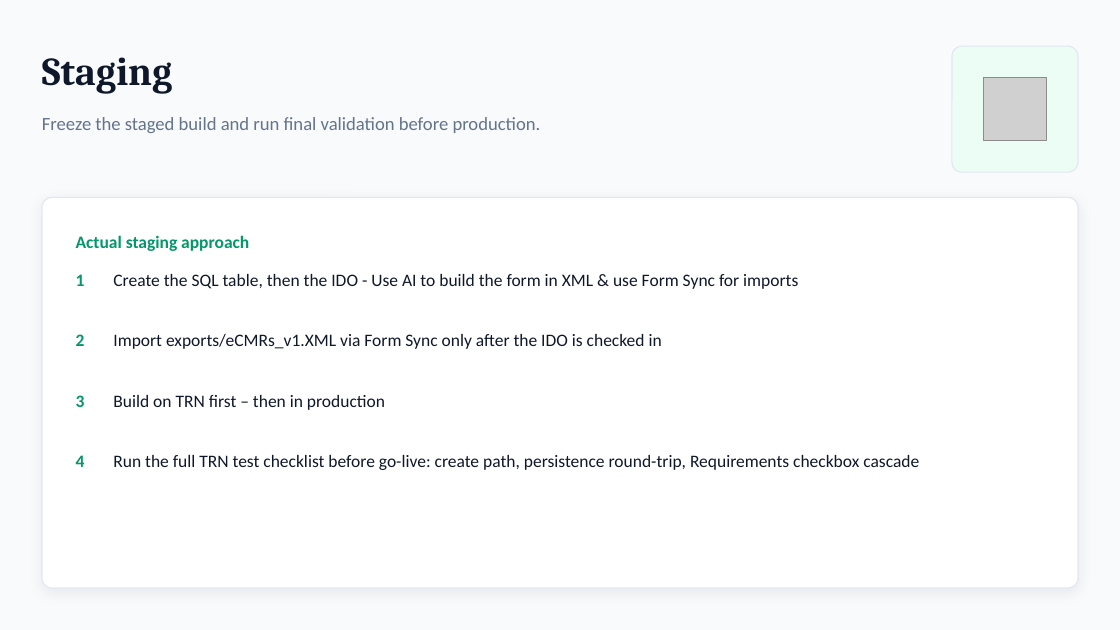
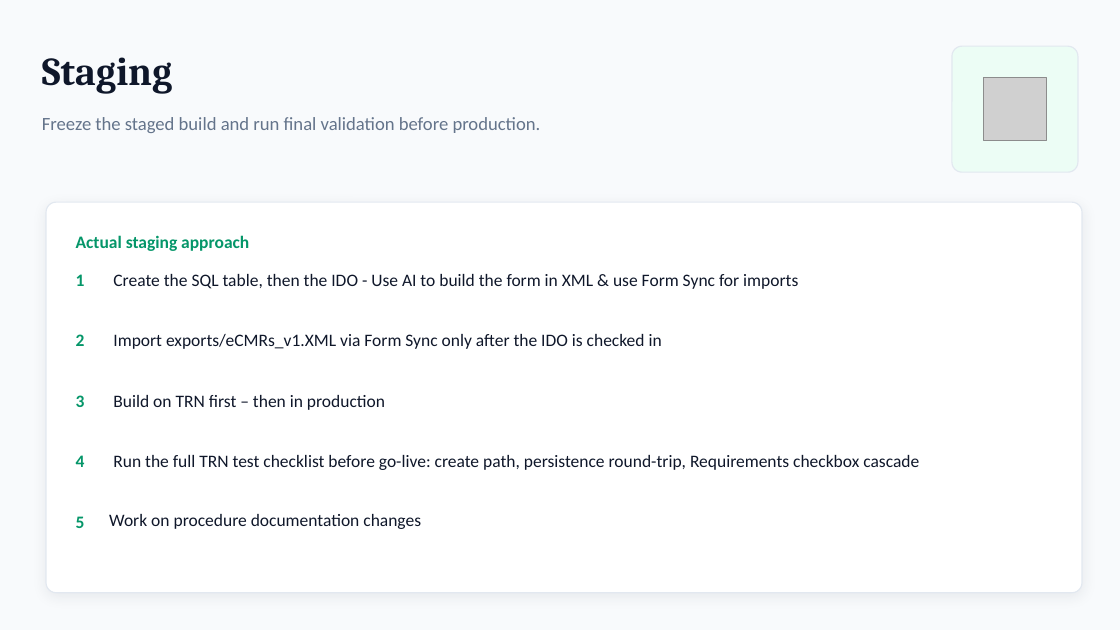
Before and after one commit to Enflite/eCMRs, a slide deck: slide 7 of docs/presentations/eCMRs_plan.pptx (slide 8 before the commit). Drawn at 1120x630 pixels with LibreOffice and Linux fonts; fonts in the diff are those of the drawing; grey boxes stand for pictures. Boxes give left, top, right and bottom in pixels: in the first picture for what was removed or moved away, otherwise in the second. Text is boxed around its words. In the diff, an @@ line names an element or a change of style, - is before the commit and + after.

```diff
--- a/docs/presentations/eCMRs_plan.pptx
+++ b/docs/presentations/eCMRs_plan.pptx
@@ rounded rectangle: place and size @@
-rounded rectangle at (42, 197, 1078, 588)
+rounded rectangle at (46, 202, 1082, 593)
@@ text added at (76, 516, 85, 528), 15 pt, text #059669, bold @@
+5
@@ text added at (109, 514, 421, 529), 15 pt, text #0F172A @@
+Work on procedure documentation changes
```
Also in this commit, not shown: 5 other slides changed, 1 slide removed.
